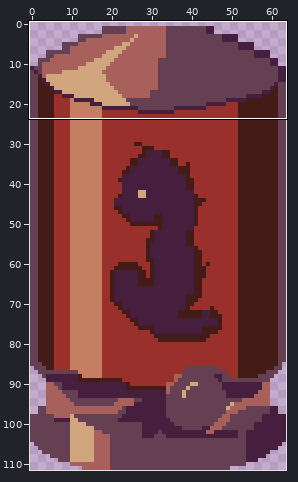
File history of a sprite sheet, Assets/art/BG/red_tube.png. The picture above shows the old version from afar; the outline marks the close-up.
Close-up. Before the edit:
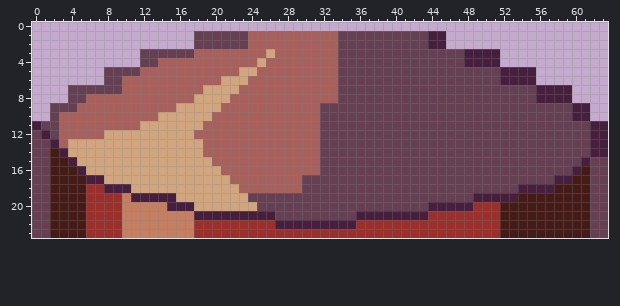
The file is 64x112 pixels. Shown: x 0..63, y 0..23.
The same view after the edit:
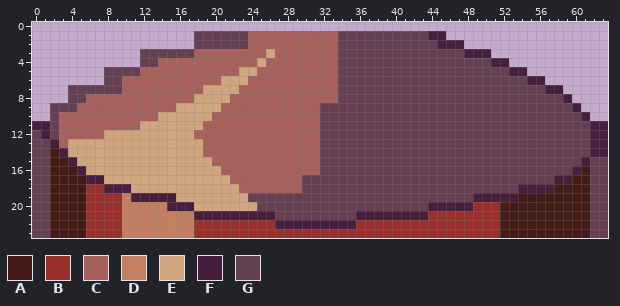
Palette (. is transparent): A #451b17  B #99302c  C #a8605d  D #c47e62  E #d1a67e  F #471f3e  G #654053
Difference:
The edit adds colour F in row 2 at x 46 to 47; in row 4 at x 52; in row 6 at x 56.
Colour G gives way to colour F in row 11 at x 1.
Colour F gives way to colour G in row 2 at x 44; in row 4 at x 48 to 50; in row 5 at x 52; in row 6 at x 52 to 54; in row 7 at x 56; in row 8 at x 56 to 58.
Colour F gives way to colour G in row 10 at x 60.
Colour F is gone in row 3 at x 51; in row 5 at x 55; in row 7 at x 59; in row 9 at x 61.
